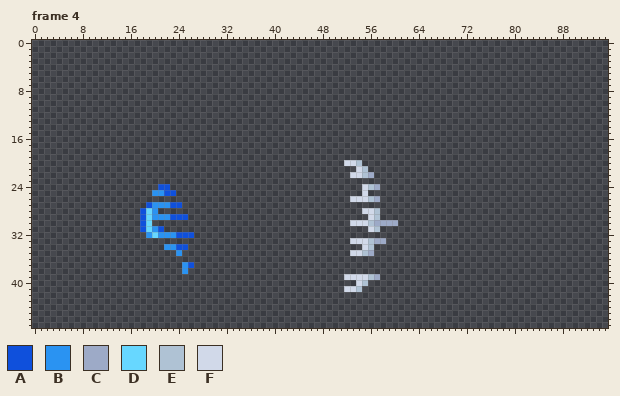
Two states of a pixel-art file, Assets/Sprites/the new-melee.aseprite. That is the earlier state.
96x48 pixels, 20 frames. Shown: frame 4. The commit also changed other frames, which this record leaves out.
Visible layers, top first: "Layer 3 Copy", "Layer 2 Copy".
Palette (. is transparent): A #0f50dc  B #2a93f2  C #9daac7  D #67d7ff  E #afc2d4  F #d1d9e9
Pixels before, frame 4 (only the part around the change), first column x 33:
10 .....................................
11 .....................................
12 .....................................
13 .....................................
14 .....................................
15 .....................................
16 .....................................
17 .....................................
18 .....................................
19 .....................................
20 ...................FFE...............
21 .....................FE..............
22 ....................FFEC.............
23 .....................................
24 ......................FEC............
25 ......................F..............
26 ....................FFFEC............
27 .....................................
28 ......................FFE............
29 .......................FE............
30 ....................FFFECCCC.........
31 .......................FE............
32 .....................................
33 ....................FFFECC...........
34 ......................FE.............
35 ....................FFEC.............
36 .....................................
37 .....................................
38 .....................................
39 ...................FFFFEC............
40 .....................FE..............
41 ...................FFE...............
42 .....................................
43 .....................................
44 .....................................
45 .....................................
46 .....................................
47 .....................................
Once edited:
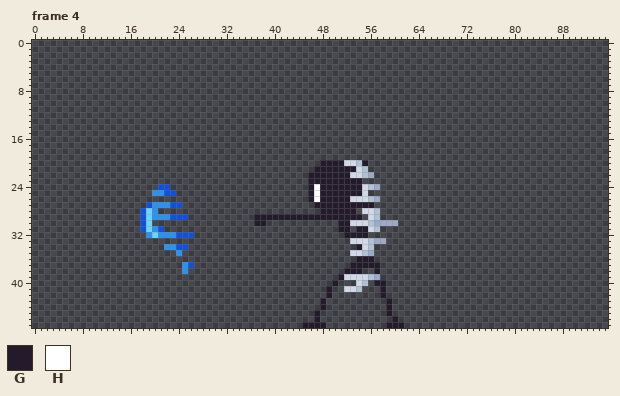
Colours new in this view: G #231b2c  H #ffffff
Author's note on the commit: Added Melee Key Trigger, TMP Folder Name Changed
From old to new:
layer "Layer 1" now shown
Frame 4, layer "Layer 1":
y 20: x 48..51 .... -> GGGG; x 55 . -> G
y 21: x 47..53 ....... -> GGGGGGG
y 22: x 46..52 ....... -> GGGGGGG
y 23: x 46..54 ......... -> GGGGGGGGG
y 24..25: x 46..54 ......... -> GHGGGGGGG
y 26: x 46..52 ....... -> GHGGGGG
y 27: x 47..56 .......... -> GGGGGGGGGG
y 28: x 48..53 ...... -> GGGGGG
y 29: x 37..54 .................. -> GGGGGGGGGGGGGGGGGG
y 30: x 37..38 .. -> GG; x 51..52 .. -> GG
y 31: x 51..52 .. -> GG; x 54..55 .. -> GG
y 32: x 52..55 .... -> GGGG
y 34: x 54 . -> G
y 36: x 54..56 ... -> GGG
y 37: x 53..57 ..... -> GGGGG
y 38: x 52..54 ... -> GGG; x 57 . -> G
y 39: x 51 . -> G
y 40: x 50 . -> G; x 57..58 .. -> GG
y 41..42: x 49 . -> G; x 58 . -> G
y 43..44: x 48 . -> G; x 59 . -> G
y 45: x 47 . -> G; x 59 . -> G
y 46: x 47 . -> G; x 60 . -> G
y 47: x 45..48 .... -> GGGG; x 59..61 ... -> GGG
Changed places in both pictures, as pixel boxes (x1, y1, x2, y2):
added: (254, 160, 404, 328)
